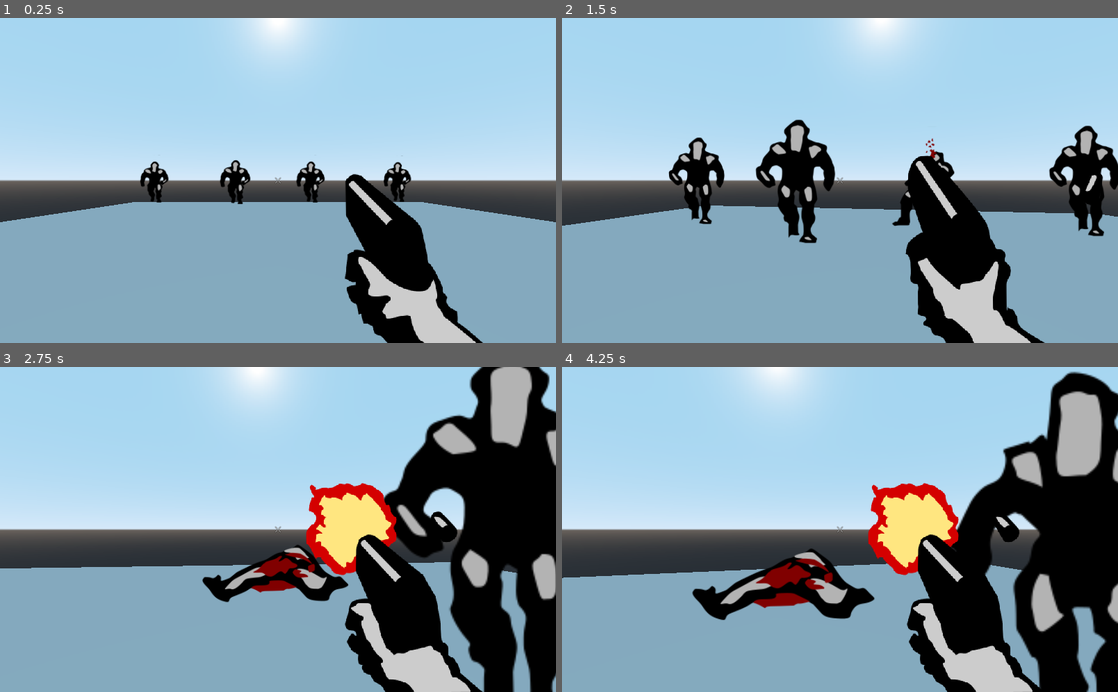
Above: before the commit, frames 1-4 (two rows, left to right).
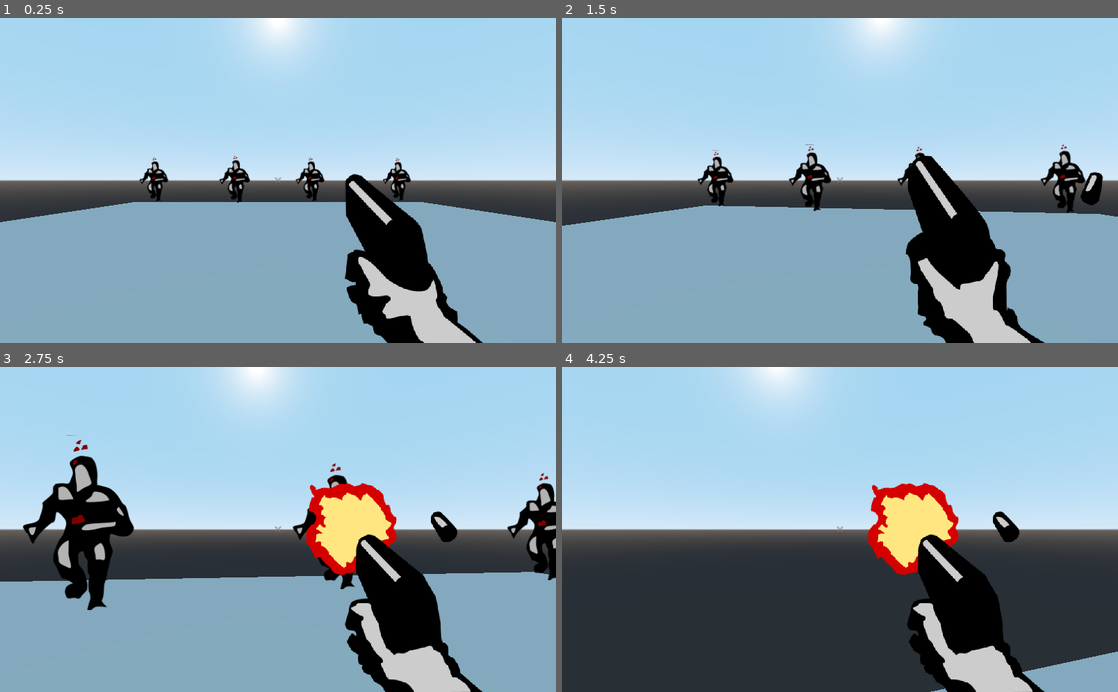
Above: after the commit, the same moments.

Repository: frokk/Pixel-FPS
Game: Godot game, scene res://TestLevel.tscn
The game is run twice, just before and just after one commit, with the same random seed, the same clock (stepped at 60 frames per second) and the same inputs.
Inputs (mouse positions are in pixels of both pictures, inside the frame that each line leads up to):
- Up to frame 1 (0.25 s): no input
- Up to frame 2 (1.5 s): move the mouse to (867, 180) at 0.52 s; press the mouse at (867, 180) at 0.53 s; hold Up (MvForward) from 0.53 s (still down); move the mouse to (812, 180) at 1.27 s; release the mouse at (812, 180) at 1.28 s; click (812, 180) at 1.35 s
- Up to frame 3 (2.75 s): keep holding Up (MvForward); move the mouse to (289, 523) at 2.02 s; press the mouse at (289, 523) at 2.03 s
- Up to frame 4 (4.25 s): keep holding Up (MvForward); move the mouse to (834, 536) at 2.77 s; release the mouse at (834, 536) at 2.78 s; click (834, 536) at 2.85 s; move the mouse to (878, 532) at 3.52 s; press the mouse at (878, 532) at 3.53 s

The runs differ from the first frame. In frame 1, 0.8% of the frame differs, in the area x 25-74%, y 42-58%; in frame 2, 6.4%; in frame 3, 27%; in frame 4, 43%, in the area x 0-100%, y 1-100%.
Error after the commit: Parse Error: Couldn't load the base class: res://Scripts/GravityObj.gd (res://Scripts/Enemy.gd:1)

Commit message:
Implment Gravity

Diff:
--- a/src/Scripts/Enemy.gd
+++ b/src/Scripts/Enemy.gd
@@ -1,4 +1,4 @@
-extends KinematicBody
+extends "GravityObj.gd";
 
 const MOVE_SPEED = 3
 
@@ -29,11 +29,12 @@
 		if coll != null and coll.name == "Player":
 			coll.kill()
 
-
 func kill():
-	dead = true
-	$CollisionShape.disabled = true
-	anim_player.play("EnemyDie")
+	# Only Die If Not Dead
+	if not dead:
+		dead = true
+		anim_player.play("EnemyDie")
+		set_collision_mask_bit(2, false) # Disable Collision With Player
 
 func set_player(p):
 	player = p
